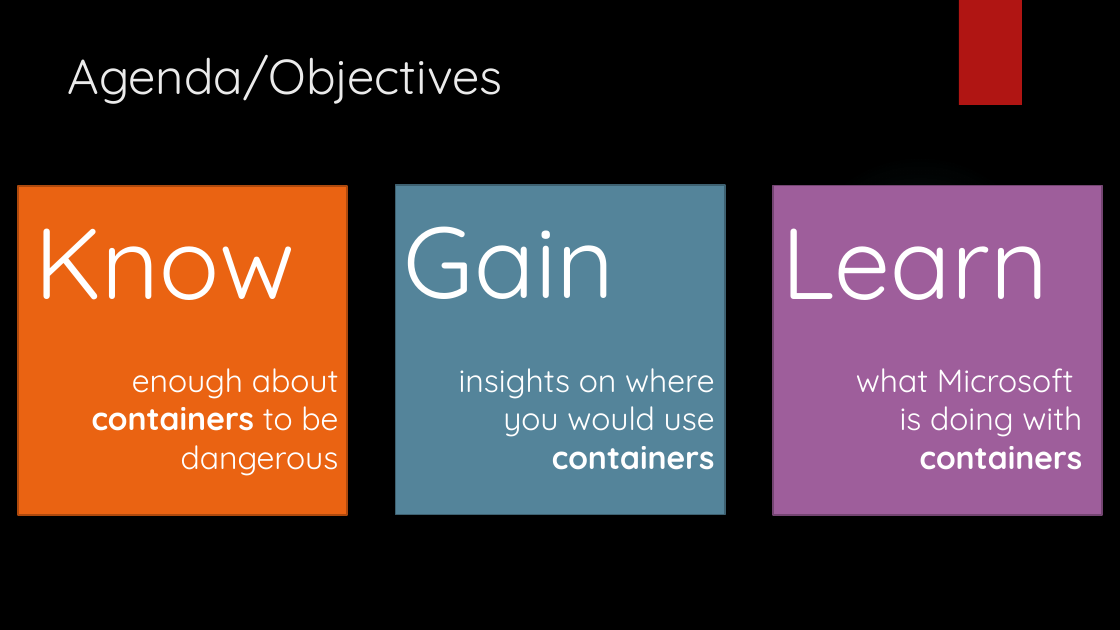
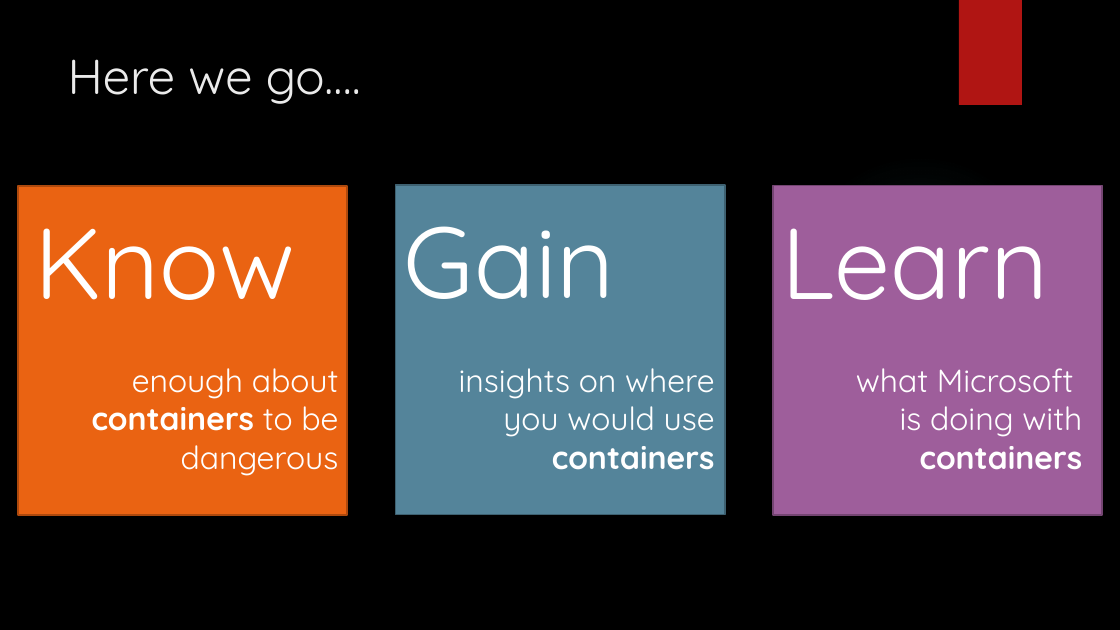
Before and after one commit to arif-aigonix/leap2015, a slide deck: slide 3 of TaylorWindowsContainers.pptx. Drawn at 1120x630 pixels with LibreOffice and Linux fonts; fonts in the diff are those of the drawing; background and template pictures are left out. Boxes give left, top, right and bottom in pixels: in the first picture for what was removed or moved away, otherwise in the second. Text is boxed around its words. In the diff, an @@ line names an element or a change of style, - is before the commit and + after.

```diff
--- a/TaylorWindowsContainers.pptx
+++ b/TaylorWindowsContainers.pptx
@@ title at (68,59,361,104): text changed @@
-Agenda/Objectives
+Here we go….
```
Also in this commit, not shown: 13 other slides changed, 1 slide added, 3 other files.
